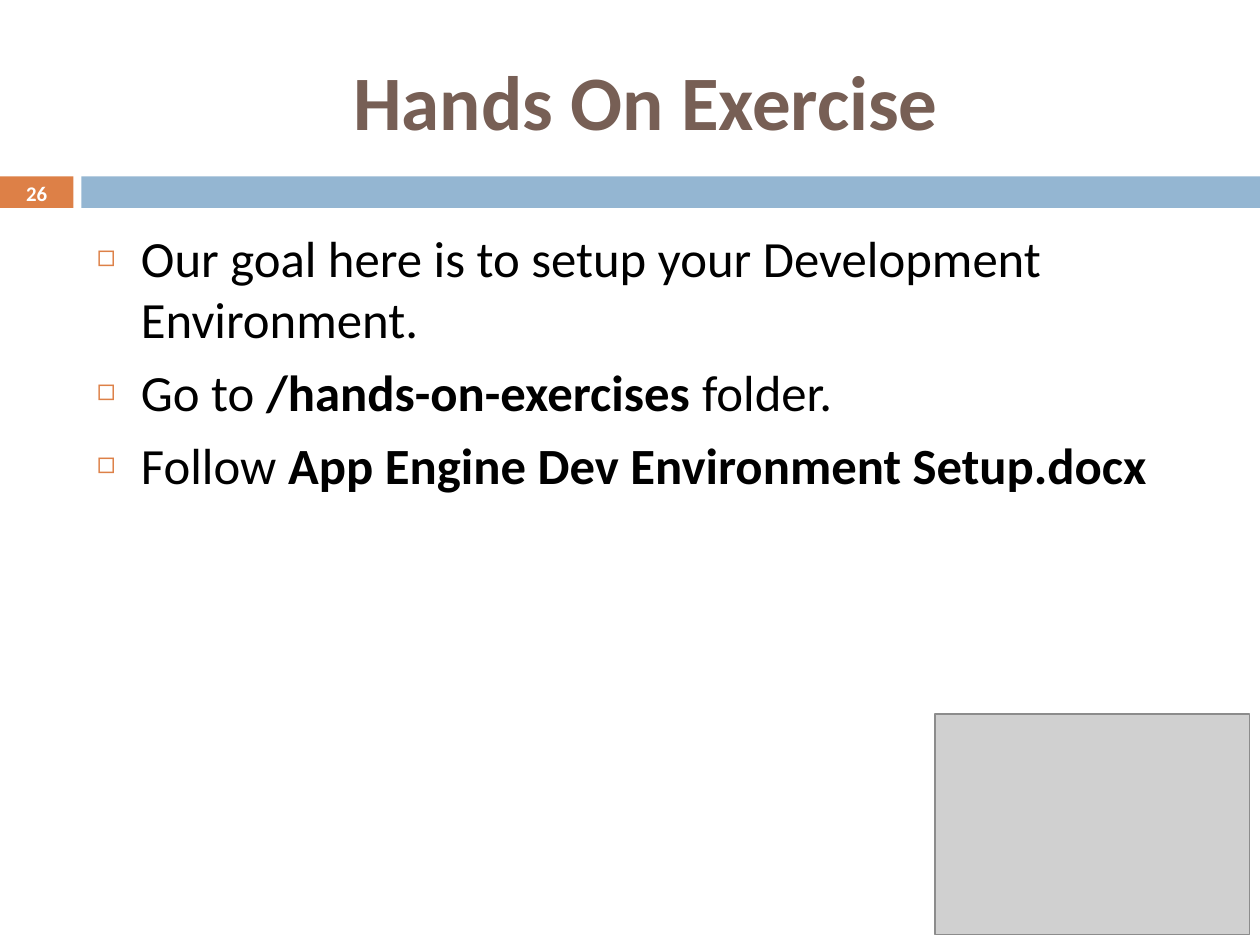
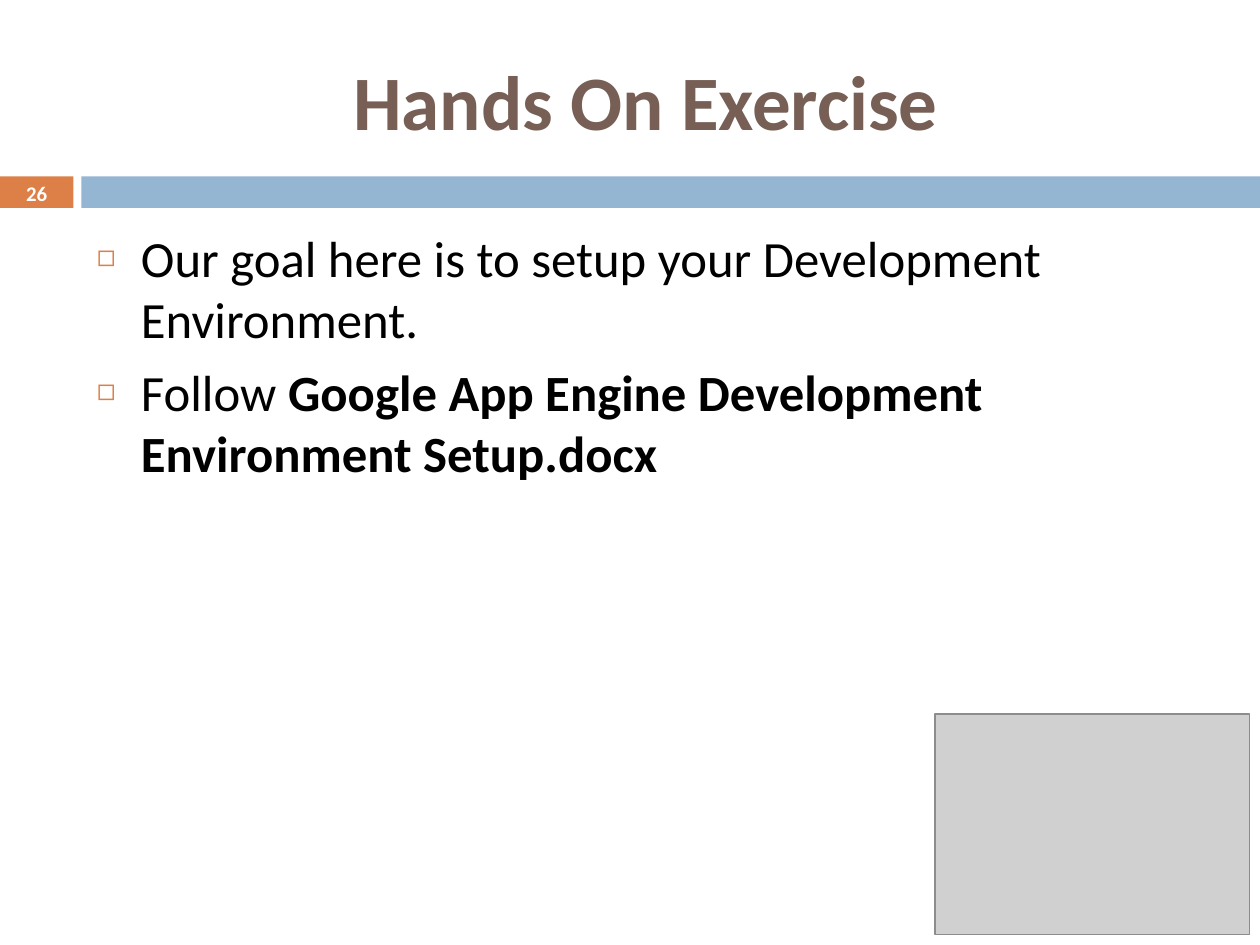
Before and after one commit to rominirani/GDG-Ahmedabad-April-2013-AppEngine-Workshop, a slide deck: slide 26 of Mindstorm-AppEngine-Training.pptx. Drawn at 1260x945 pixels with LibreOffice and Linux fonts; fonts in the diff are those of the drawing; grey boxes stand for pictures; background and template pictures are left out. Boxes give left, top, right and bottom in pixels: in the first picture for what was removed or moved away, otherwise in the second. Text is boxed around its words. In the diff, an @@ line names an element or a change of style, - is before the commit and + after.

```diff
--- a/Mindstorm-AppEngine-Training.pptx
+++ b/Mindstorm-AppEngine-Training.pptx
@@ text at (141,375,982,480): text changed @@
-◻ Go to /hands-on-exercises folder.
-◻ Follow App Engine Dev Environment Setup.docx
+◻ Follow Google App Engine Development Environment Setup.docx
```
Also in this commit, not shown: 9 other slides changed, 1 slide added, 1 other file.
